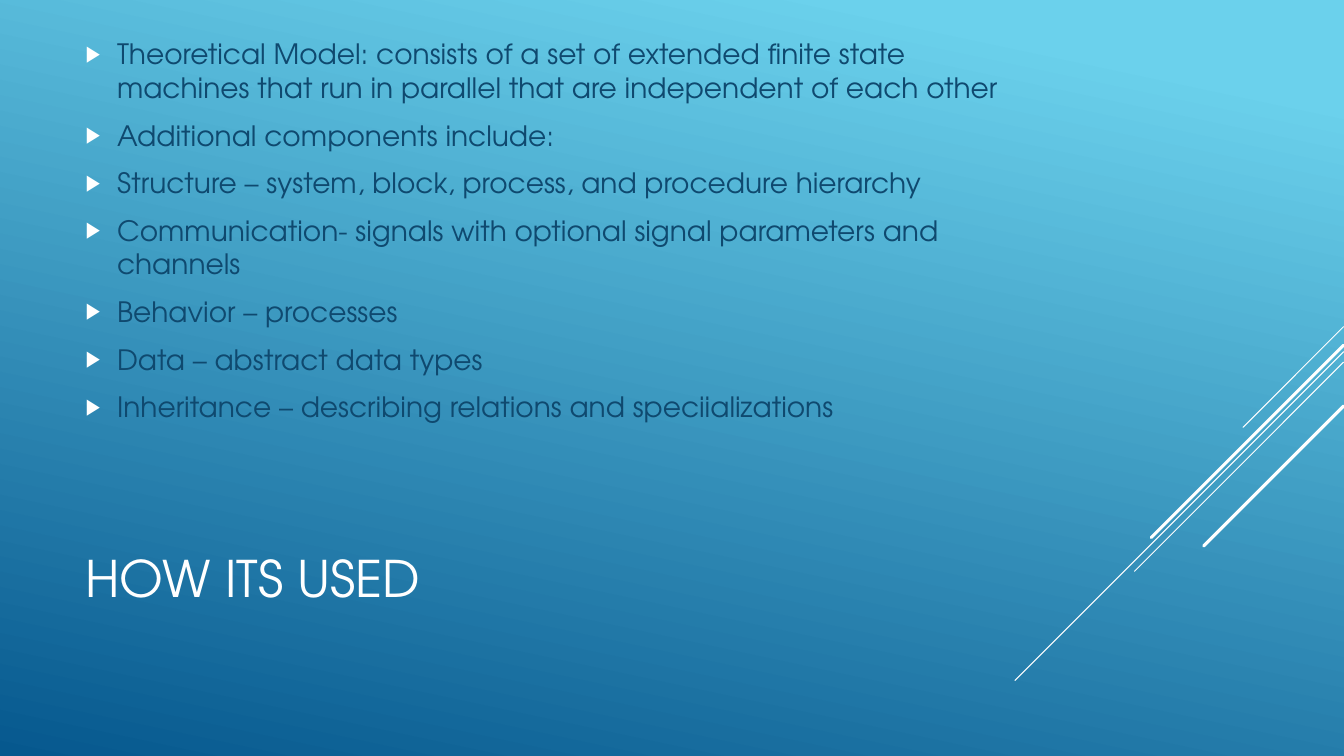
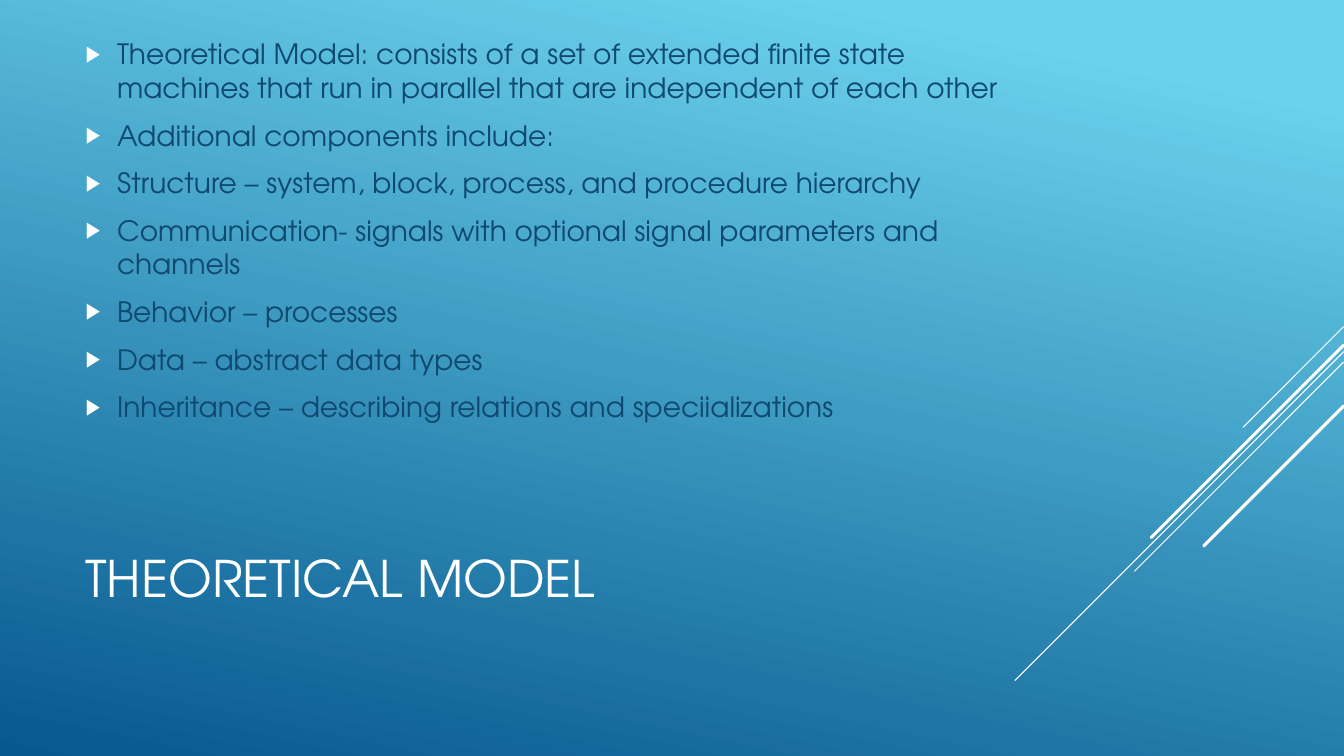
Before and after one commit to bmorale1/cpsc4175, a slide deck: slide 6 of Homework/SDL_IsaacMorales_cpsc4175.pptx. Drawn at 1344x756 pixels with LibreOffice and Linux fonts; fonts in the diff are those of the drawing. Boxes give left, top, right and bottom in pixels: in the first picture for what was removed or moved away, otherwise in the second. Text is boxed around its words. In the diff, an @@ line names an element or a change of style, - is before the commit and + after.

```diff
--- a/Homework/SDL_IsaacMorales_cpsc4175.pptx
+++ b/Homework/SDL_IsaacMorales_cpsc4175.pptx
@@ title at [86, 559, 595, 598]: text changed @@
-HOW ITS USED
+THEORETICAL MODEL
```
Also in this commit, not shown: 7 other slides changed.
